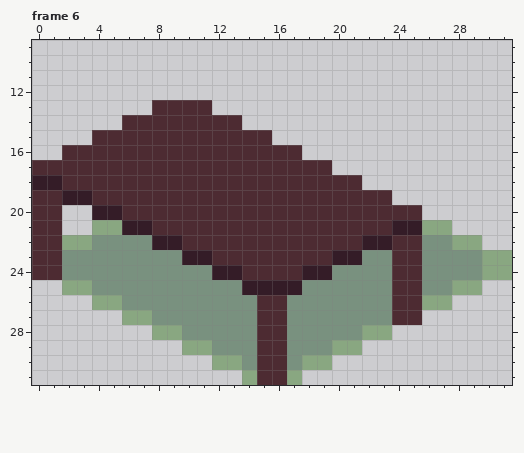
Two versions of one pixel-art file, assets/img/settlements/table.aseprite. The first picture shows the starting point.
32x32 pixels, 6 frames. Shown: frame 6: x 0..31, y 9..31. The commit also changed other frames, which this record leaves out.
The result:
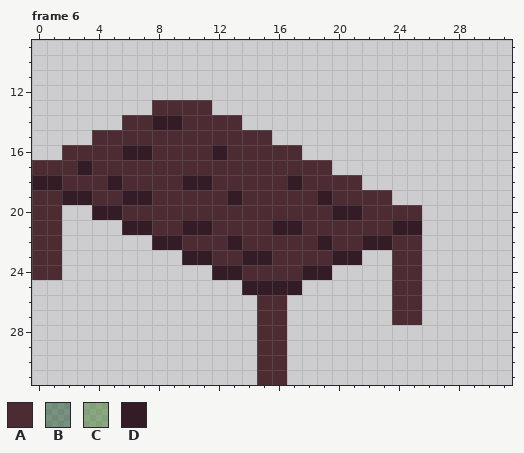
Palette (. is transparent): A #4d2b32  B #25562e80  C #46823280  D #341c27
Change:
layer "Layer 1" now hidden
Frame 6:
y 14: x 8..9 AA -> DD
y 16: x 6..7 AA -> DD; x 12 A -> D
y 17: x 3 A -> D
y 18: x 5 A -> D; x 10..11 AA -> DD; x 17 A -> D
y 19: x 6..7 AA -> DD; x 13 A -> D; x 19 A -> D
y 20: x 20..21 AA -> DD
y 21: x 4..5 CC -> ..; x 10..11 AA -> DD; x 16..17 AA -> DD; x 26..27 CC -> ..
y 22: x 2..7 CCBBBB -> ......; x 13 A -> D; x 19 A -> D; x 26..29 BBCC -> ....
y 23: x 2..9 BBBBBBBB -> ........; x 14..15 AA -> DD; x 22..23 BB -> ..; x 26..31 BBBBCC -> ......
y 24: x 2..11 BBBBBBBBBB -> ..........; x 20..23 BBBB -> ....; x 26..31 BBBBCC -> ......
y 25: x 2..13 CCBBBBBBBBBB -> ............; x 18..23 BBBBBB -> ......; x 26..29 BBCC -> ....
y 26: x 4..14 CCBBBBBBBBB -> ...........; x 17..23 BBBBBBB -> .......; x 26..27 CC -> ..
y 27: x 6..14 CCBBBBBBB -> .........; x 17..23 BBBBBBB -> .......
y 28: x 8..14 CCBBBBB -> .......; x 17..23 BBBBBCC -> .......
y 29: x 10..14 CCBBB -> .....; x 17..21 BBBCC -> .....
y 30: x 12..14 CCB -> ...; x 17..19 BCC -> ...
y 31: x 14 C -> .; x 17 C -> .
Changed places in both pictures, as pixel boxes (x1, y1, x2, y2):
changed: (62, 115, 512, 385)
